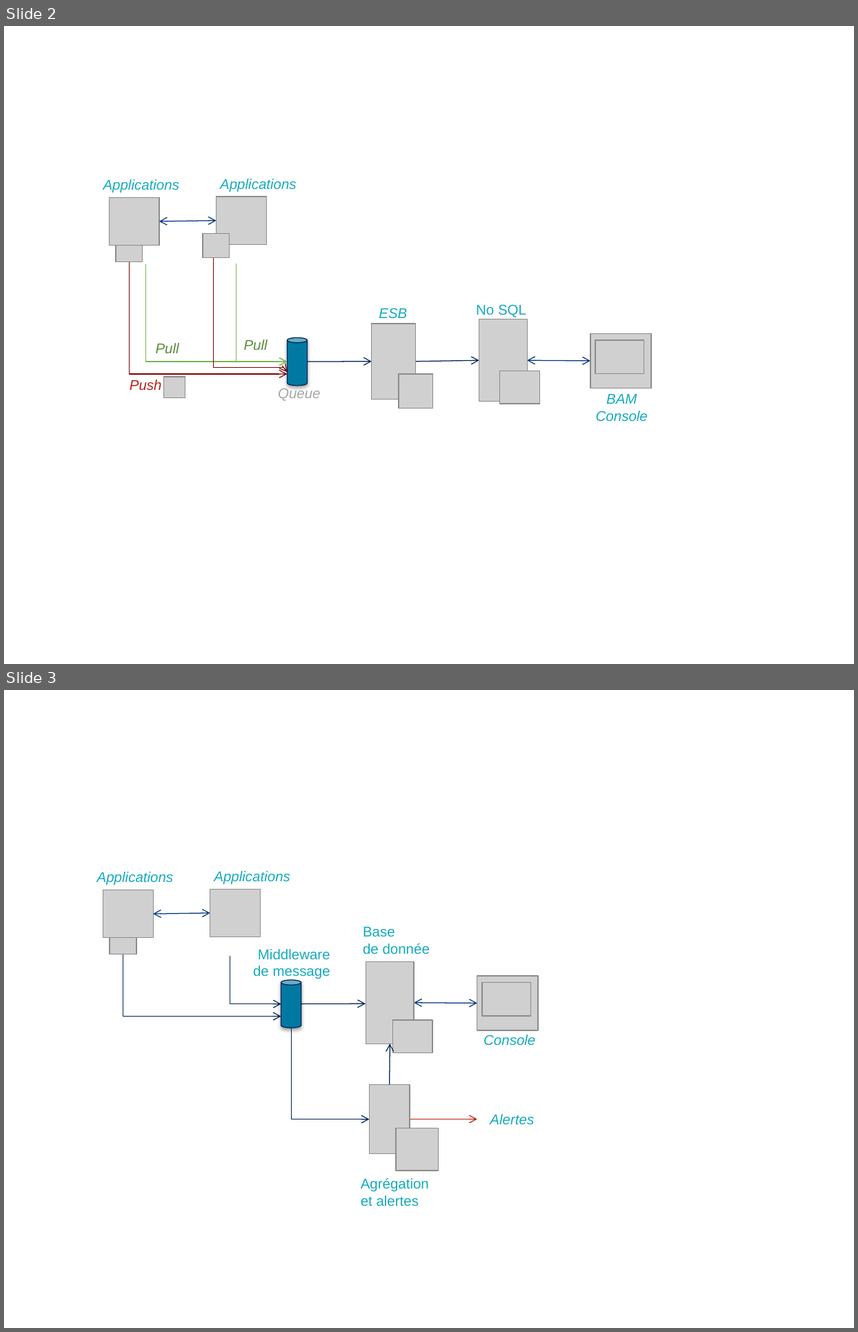
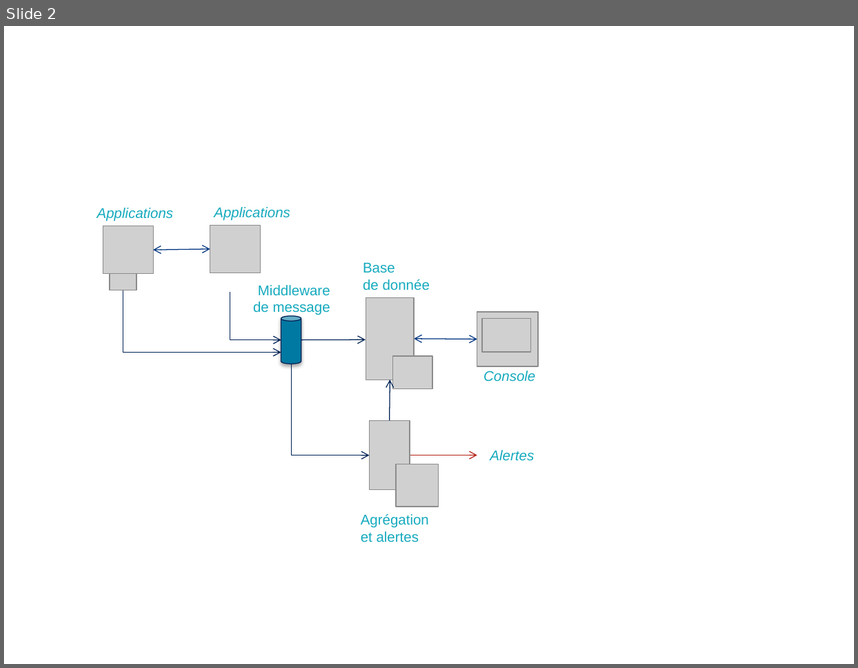
Before and after one commit to archiloque/blog, a slide deck: monitoring_echanges/illus.pptx. Shown one above the other, each under a label of ours: slides 2 and 3 before the commit, slide 2 after it. The pictures are 858x1332 and 858x668 pixels, drawn with LibreOffice and Linux fonts; fonts in the diff are those of the drawing; grey boxes stand for pictures; background and template pictures are left out. Boxes give left, top, right and bottom in pixels: in the first picture for what was removed or moved away, otherwise in the second. Text is boxed around its words. In the diff, an @@ line names an element or a change of style, - is before the commit and + after.

```diff
--- a/monitoring_echanges/illus.pptx
+++ b/monitoring_echanges/illus.pptx
@@ slide 2 removed at (4,26,854,664), background picture (left out); not listed: 1 template element that a slide beside it also shows @@
@@ text removed at (103,179,180,193) @@
-Applications
@@ text removed at (220,178,297,192) @@
-Applications
@@ picture removed at (110,198,159,245) @@
@@ picture removed at (217,197,267,245) @@
@@ double arrow removed from (159, 221) to (217, 221) @@
@@ picture removed at (115,238,142,262) @@
@@ picture removed at (203,234,229,258) @@
@@ elbow arrow removed from (129, 261) to (287, 374) @@
@@ elbow arrow removed from (146, 264) to (287, 362) @@
@@ elbow arrow removed from (214, 256) to (287, 372) @@
@@ elbow arrow removed from (236, 263) to (287, 362) @@
@@ text removed at (379,308,407,319) @@
-ESB
@@ text removed at (476,304,526,317) @@
-No SQL
@@ picture removed at (371,323,415,399) @@
@@ picture removed at (479,319,527,402) @@
@@ picture removed at (590,334,652,388) @@
@@ text removed at (156,343,179,353) @@
-Pull
@@ text removed at (244,339,268,350) @@
-Pull
@@ cylinder removed at (287,337,308,385) @@
@@ picture removed at (595,340,644,373) @@
@@ picture removed at (164,377,185,397) @@
@@ arrow removed from (308, 362) to (371, 361) @@
@@ picture removed at (399,374,432,408) @@
@@ arrow removed from (415, 361) to (479, 360) @@
@@ picture removed at (499,370,539,403) @@
@@ double arrow removed from (527, 360) to (590, 361) @@
@@ text removed at (130,379,162,390) @@
-Push
@@ text removed at (278,387,321,401) @@
-Queue
@@ text removed at (596,394,648,421) @@
-BAM
-Console
@@ what was slide 3 is now slide 2 @@
```
Also in this commit, not shown: 1 slide changed, 1 slide added, 1 other slide removed, 2 other files.
